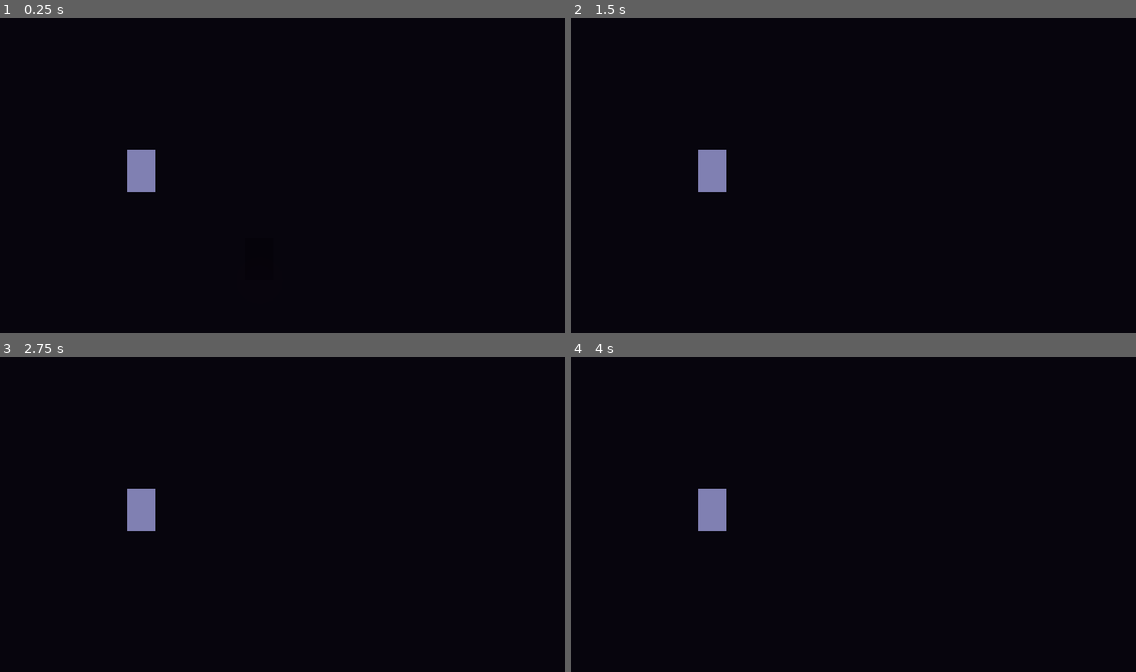
Above: before the commit, frames 1-4 (two rows, left to right).
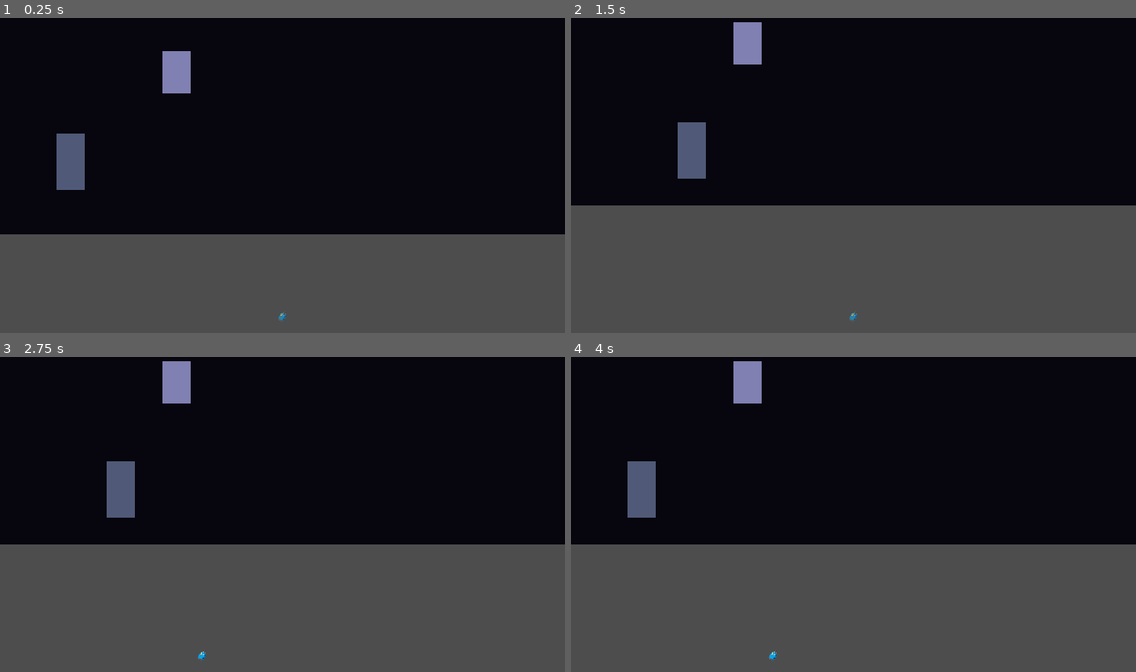
Above: after the commit, the same moments.

Repository: PNVDEVOPS/balagan_game
Game: Godot game, scene res://scenes/rooms/room_corridor.tscn
Two runs of this game, one before a commit and one after it. Both use one fixed random seed, a clock stepped at 60 frames per second and the inputs below. This scene is started directly instead of the project's main scene.
Inputs (mouse positions are in pixels of both pictures, inside the frame that each line leads up to):
- Up to frame 1 (0.25 s): no input
- Up to frame 2 (1.5 s): tap Enter at 0.5 s; move the mouse to (977, 159) at 0.52 s; hold D (move_right) 0.53-1.25 s; hold E (interact) 0.53-1.25 s; click (977, 159) at 0.67 s; drag from (740, 191) to (1090, 244) at 1.27 s
- Up to frame 3 (2.75 s): click (282, 656) at 2 s, where only the run after the commit has a clickable "🧳"
- Up to frame 4 (4 s): tap Space (advance_dialogue) at 2.75 s; move the mouse to (910, 445) at 2.77 s; hold A (move_left) 2.78-3.5 s; hold F (crank) 2.78-3.5 s; tap E (interact) at 3.05 s; drag from (825, 577) to (712, 511) at 3.52 s

The runs differ from the first frame. In frame 1, 34% of the frame differs, in the area x 0-100%, y 10-100%; in frame 2, 43%; in frame 3, 43%; in frame 4, 43%, in the area x 0-100%, y 1-100%.

Commit message:
feat: entry/corridor redesign — side-scroller format, door removal, narrative
- room_entry_logic.gd: camera limits (0–1280), ExitDoorZone→escape loop,
  escape_attempts==1 shows «Что здесь происходит?», clothes examine text,
  no ghost subtitles, ForwardZone→door_forward
- room_corridor.tscn: 1600px wide, Player+HUD+Floor+Walls, ExitZone at right,
  WindowExamine, LaikaTrigger, Laika (auto_appear=false); SpiritGuardian removed
- room_corridor_logic.gd: camera limits (0–1600), per-room_id window texts,
  entry_c3 shows «Уходи», entry_c4 Laika trigger with dialogue and tween
- .claude/settings.json: blanket Read/Write/Edit/Bash/PowerShell permissions

Co-Authored-By: Claude Sonnet 4.6 <noreply@anthropic.com>

Diff:
--- a/scenes/rooms/room_corridor.tscn
+++ b/scenes/rooms/room_corridor.tscn
@@ -1,55 +1,86 @@
 [gd_scene format=3 uid="uid://ceyj8lw7koq7e"]
 
 [ext_resource type="Script" uid="uid://33qigk25a227" path="res://scripts/rooms/room_corridor_logic.gd" id="1_corr"]
-[ext_resource type="PackedScene" uid="uid://laika001" path="res://scenes/characters/laika.tscn" id="2_laika"]
-[ext_resource type="PackedScene" uid="uid://cubt8kdlixynf" path="res://scenes/characters/spirit_guardian.tscn" id="3_spirit"]
-[ext_resource type="PackedScene" uid="uid://2uqwlc1065aa" path="res://scenes/objects/examinable.tscn" id="4_exam"]
+[ext_resource type="PackedScene" uid="uid://player001" path="res://scenes/player/player.tscn" id="2_player"]
+[ext_resource type="PackedScene" uid="uid://hud001" path="res://scenes/ui/hud.tscn" id="3_hud"]
+[ext_resource type="PackedScene" uid="uid://laika001" path="res://scenes/characters/laika.tscn" id="4_laika"]
+[ext_resource type="PackedScene" uid="uid://2uqwlc1065aa" path="res://scenes/objects/examinable.tscn" id="5_exam"]
 
-[sub_resource type="RectangleShape2D" id="FwdShape"]
+[sub_resource type="WorldBoundaryShape2D" id="FloorShape"]
+
+[sub_resource type="RectangleShape2D" id="LeftWallShape"]
+size = Vector2(40, 373)
+
+[sub_resource type="RectangleShape2D" id="RightWallShape"]
+size = Vector2(40, 373)
+
+[sub_resource type="RectangleShape2D" id="ExitShape"]
 size = Vector2(60, 140)
 
-[sub_resource type="RectangleShape2D" id="LaikaShape"]
+[sub_resource type="RectangleShape2D" id="LaikaTriggerShape"]
 size = Vector2(80, 160)
 
 [node name="RoomCorridor" type="Node2D" unique_id=131571024]
 script = ExtResource("1_corr")
 
 [node name="Background" type="ColorRect" parent="." unique_id=769216410]
-offset_right = 640.0
+offset_right = 1600.0
 offset_bottom = 360.0
 color = Color(0.03, 0.02, 0.05, 1)
+
+[node name="Player" parent="." unique_id=1035253465 instance=ExtResource("2_player")]
+position = Vector2(80, 290)
+
+[node name="HUD" parent="." unique_id=1235727158 instance=ExtResource("3_hud")]
+
+[node name="Floor" type="StaticBody2D" parent="." unique_id=330029862]
+position = Vector2(0, 330)
+
+[node name="CollisionShape2D" type="CollisionShape2D" parent="Floor" unique_id=1431270060]
+shape = SubResource("FloorShape")
+
+[node name="LeftWall" type="StaticBody2D" parent="." unique_id=1299585736]
+position = Vector2(-20, 350)
+
+[node name="LeftWallShape" type="CollisionShape2D" parent="LeftWall" unique_id=1485990731]
+position = Vector2(0, -176)
+shape = SubResource("LeftWallShape")
+
+[node name="RightWall" type="StaticBody2D" parent="." unique_id=1847392014]
+position = Vector2(1600, 350)
+
+[node name="RightWallShape" type="CollisionShape2D" parent="RightWall" unique_id=1847392015]
+position = Vector2(0, -176)
+shape = SubResource("RightWallShape")
 
 [node name="SpawnPoint" type="Marker2D" parent="." unique_id=406902745]
 position = Vector2(80, 290)
 
 [node name="RoomRight" type="Marker2D" parent="." unique_id=1299071123]
-position = Vector2(640, 0)
+position = Vector2(1600, 180)
 
 [node name="RoomBottom" type="Marker2D" parent="." unique_id=755932259]
 position = Vector2(0, 360)
 
-[node name="ForwardZone" type="Area2D" parent="." unique_id=1412378077]
-position = Vector2(590, 260)
+[node name="ExitZone" type="Area2D" parent="." unique_id=1412378077]
+position = Vector2(1560, 260)
 collision_layer = 0
 
-[node name="CollisionShape2D" type="CollisionShape2D" parent="ForwardZone" unique_id=2066047497]
-shape = SubResource("FwdShape")
+[node name="CollisionShape2D" type="CollisionShape2D" parent="ExitZone" unique_id=2066047497]
+shape = SubResource("ExitShape")
+
+[node name="WindowExamine" parent="." unique_id=156421091 instance=ExtResource("5_exam")]
+position = Vector2(200, 200)
+examine_text = "Двор. Снег по колено, ничего не разобрать."
+interaction_text = "Посмотреть в окно"
 
 [node name="LaikaTrigger" type="Area2D" parent="." unique_id=874890696]
-position = Vector2(400, 260)
+position = Vector2(700, 260)
 collision_layer = 0
 
 [node name="CollisionShape2D" type="CollisionShape2D" parent="LaikaTrigger" unique_id=1636203791]
-shape = SubResource("LaikaShape")
+shape = SubResource("LaikaTriggerShape")
 
-[node name="Laika" parent="." unique_id=157373864 instance=ExtResource("2_laika")]
-position = Vector2(560, 280)
+[node name="Laika" parent="." unique_id=157373864 instance=ExtResource("4_laika")]
+position = Vector2(1100, 290)
 auto_appear = false
-
-[node name="SpiritGuardian" parent="." unique_id=1587675299 instance=ExtResource("3_spirit")]
-position = Vector2(300, 280)
-
-[node name="WindowExamine" parent="." unique_id=156421091 instance=ExtResource("4_exam")]
-position = Vector2(160, 200)
-examine_text = "Черно. Только снег мельтешит в свете луны. Тихо, как будто мир снаружи вымер."
-interaction_text = "Посмотреть в окно"
--- a/scripts/rooms/room_corridor_logic.gd
+++ b/scripts/rooms/room_corridor_logic.gd
@@ -1,49 +1,77 @@
 extends Node2D
 
-var _naayda_triggered: bool = false
+var _window_examined: bool = false
+var _laika_triggered: bool = false
 
 func _ready() -> void:
 	var room_id: String = GameManager.current_room
 
-	var forward_zone := get_node_or_null("ForwardZone")
-	if forward_zone:
-		forward_zone.body_entered.connect(_on_forward_zone)
+	var player := get_node_or_null("Player")
+	if player:
+		var cam: Camera2D = player.get_node_or_null("Camera2D")
+		if cam:
+			cam.limit_left = 0
+			cam.limit_right = 1600
 
+	var exit_zone := get_node_or_null("ExitZone")
+	if exit_zone:
+		exit_zone.body_entered.connect(_on_exit_zone)
 
-	await get_tree().process_frame
-	_maybe_show_subtitle(room_id)
+	if room_id == "entry_c3":
+		await get_tree().process_frame
+		await get_tree().process_frame
+		SubtitleManager.show_subtitle("Уходи.", SubtitleManager.Pos.TOP_LEFT)
 
-	if room_id == "corridor":
+	var window := get_node_or_null("WindowExamine")
+	if window:
+		_setup_window(window, room_id)
+
+	if room_id == "entry_c4":
 		var laika_trigger := get_node_or_null("LaikaTrigger")
 		if laika_trigger:
 			laika_trigger.body_entered.connect(_on_laika_trigger)
 
-func _maybe_show_subtitle(room_id: String) -> void:
-	var has_amulet: bool = GameManager.artifacts_collected.has("amulet")
-	var has_doll: bool = GameManager.artifacts_collected.has("doll")
+func _setup_window(window: Node, room_id: String) -> void:
 	match room_id:
-		"corridor":
-			if has_amulet and not has_doll:
-				SubtitleManager.show_subtitle("Зачем ты это делаешь?", SubtitleManager.Pos.MID_LEFT)
-		"corridor2":
-			if has_doll:
-				SubtitleManager.show_subtitle("Это не поможет.", SubtitleManager.Pos.MID_RIGHT)
+		"entry_c1", "entry_c2":
+			window.examine_text = "Двор. Снег по колено, ничего не разобрать."
+			window.examined.connect(func():
+				if not _window_examined:
+					_window_examined = true
+					window.examine_text = "..."
+			)
+		"entry_c3":
+			window.examine_text = "Мне кажется, или кто-то смотрит в ответ из темноты?"
+			window.examined.connect(func():
+				if not _window_examined:
+					_window_examined = true
+					window.examine_text = "..."
+			)
+		"entry_c4":
+			window.examine_text = "Дорога едва видна под снегом. Следы уже замело. Обратного пути нет."
+		_:
+			window.examine_text = "Темно за окном."
 
-func _on_forward_zone(body: Node2D) -> void:
+func _on_exit_zone(body: Node2D) -> void:
 	if body.is_in_group("player"):
 		GameManager.change_room("door_forward")
 
 func _on_laika_trigger(body: Node2D) -> void:
-	if not body.is_in_group("player") or _naayda_triggered:
+	if not body.is_in_group("player") or _laika_triggered:
 		return
-	_naayda_triggered = true
+	_laika_triggered = true
 	var laika := get_node_or_null("Laika")
 	if not laika:
 		return
 	laika.appear()
-	await get_tree().create_timer(1.0).timeout
-	var tw := create_tween()
-	tw.tween_property(laika, "global_position:x", laika.global_position.x + 400.0, 1.2)
-	tw.parallel().tween_property(laika, "modulate:a", 0.0, 1.2)
-	await tw.finished
+	DialogueManager.show_text("", "Опять эта лайка… Возможно, она ведёт меня куда-то?")
+	await DialogueManager.dialogue_finished
+	var anim: AnimatedSprite2D = laika.get_node_or_null("AnimatedSprite2D")
+	if anim:
+		anim.flip_h = false
+		anim.play("walk")
+	var tween := create_tween()
+	tween.tween_property(laika, "global_position:x", laika.global_position.x + 400.0, 1.2)
+	tween.parallel().tween_property(laika, "modulate:a", 0.0, 1.2)
+	await tween.finished
 	laika.visible = false
--- a/scripts/rooms/room_entry_logic.gd
+++ b/scripts/rooms/room_entry_logic.gd
@@ -1,63 +1,38 @@
 extends Node2D
 
 func _ready() -> void:
-	var room_id: String = GameManager.current_room
+	var player := get_node_or_null("Player")
+	if player:
+		var cam: Camera2D = player.get_node_or_null("Camera2D")
+		if cam:
+			cam.limit_left = 0
+			cam.limit_right = 1280
 
-	var exit_zone := get_node_or_null("ExitZone")
-	if exit_zone:
-		exit_zone.body_entered.connect(_on_exit_zone)
+	var exit_door := get_node_or_null("ExitDoorZone")
+	if exit_door:
+		exit_door.body_entered.connect(_on_exit_door)
 
-	var forward_zone := get_node_or_null("ForwardZone")
-	if forward_zone:
-		forward_zone.body_entered.connect(_on_forward_zone)
-
-	if room_id == "entry2":
-		_setup_naayda()
-
-	if room_id == "entry" and GameManager.escape_attempts == 0 and GameManager.transition_count <= 2:
-		await get_tree().process_frame
-		await get_tree().process_frame
-		SubtitleManager.show_subtitle("Уходи.", SubtitleManager.Pos.TOP_LEFT)
+	var forward := get_node_or_null("ForwardZone")
+	if forward:
+		forward.body_entered.connect(_on_forward_zone)
 
 	var clothes := get_node_or_null("ClothesExaminable")
 	if clothes:
 		clothes.examined.connect(func():
-			SubtitleManager.show_subtitle("Не трогай.", SubtitleManager.Pos.MID_LEFT)
+			DialogueManager.show_text("", "Довольно старинного вида одежда.")
 		)
 
-func _on_exit_zone(body: Node2D) -> void:
+	if GameManager.escape_attempts == 1:
+		await get_tree().process_frame
+		await get_tree().process_frame
+		SubtitleManager.show_subtitle("Что здесь происходит?", SubtitleManager.Pos.TOP_LEFT)
+
+func _on_exit_door(body: Node2D) -> void:
 	if not body.is_in_group("player"):
 		return
 	GameManager.escape_attempts += 1
-	match GameManager.escape_attempts:
-		2:
-			SubtitleManager.show_subtitle("Ты не выйдешь.", SubtitleManager.Pos.BOTTOM_RIGHT)
-		3:
-			SubtitleManager.show_subtitle("Отсюда нет выхода.", SubtitleManager.Pos.TOP_CENTER)
 	GameManager.change_room("door_exit")
 
 func _on_forward_zone(body: Node2D) -> void:
 	if body.is_in_group("player"):
 		GameManager.change_room("door_forward")
-
-func _setup_naayda() -> void:
-	var laika_trigger := get_node_or_null("LaikaTrigger")
-	if laika_trigger:
-		laika_trigger.body_entered.connect(_on_laika_trigger)
-
-func _on_laika_trigger(body: Node2D) -> void:
-	if not body.is_in_group("player"):
-		return
-	var laika := get_node_or_null("Laika")
-	if not laika:
-		return
-	laika.appear()
-	await get_tree().create_timer(1.2).timeout
-	var anim: AnimatedSprite2D = laika.get_node_or_null("AnimatedSprite2D")
-	if anim:
-		anim.flip_h = false
-	var tw := create_tween()
-	tw.tween_property(laika, "global_position:x", laika.global_position.x + 300.0, 1.0)
-	tw.parallel().tween_property(laika, "modulate:a", 0.0, 1.0)
-	await tw.finished
-	laika.visible = false
Not shown, changed: .claude/settings.json
